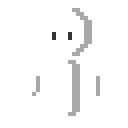
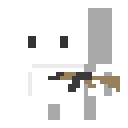
Two versions of the same layered image (128px x 128px). Layer-by-layer changes:
added layer "Layer 4" above "Layer 3" over [left=48, top=72, right=120, bottom=92]
added layer "Layer 3" above "Layer 2" over [left=28, top=8, right=112, bottom=120]
hid "Layer 2" over [left=28, top=8, right=100, bottom=116]
